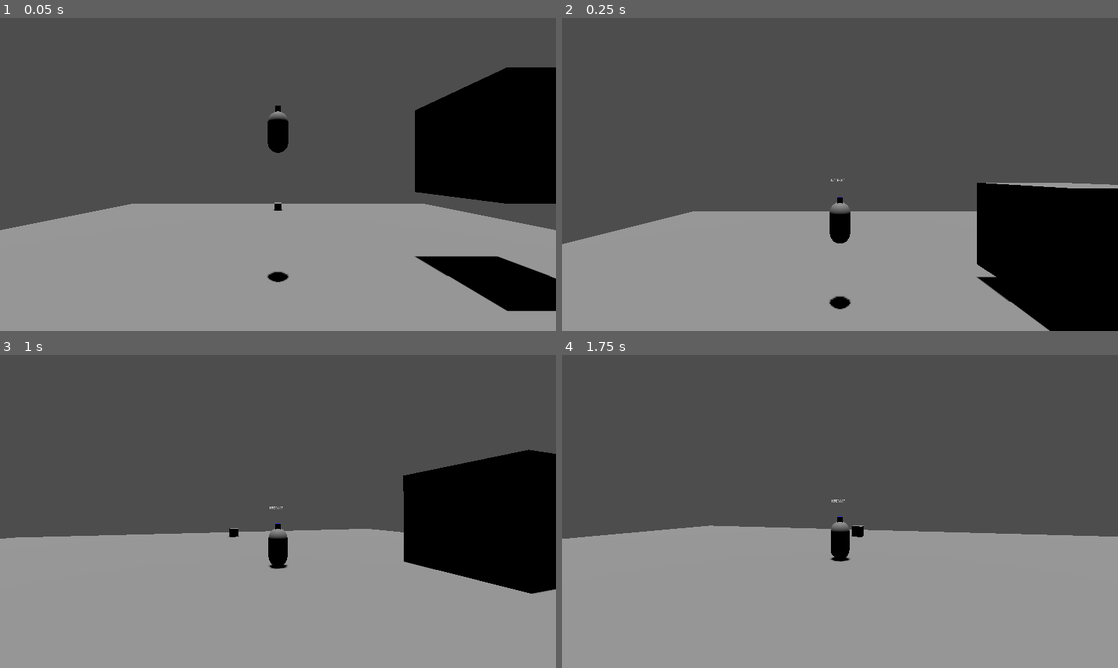
Above: before the commit, frames 1-4 (two rows, left to right).
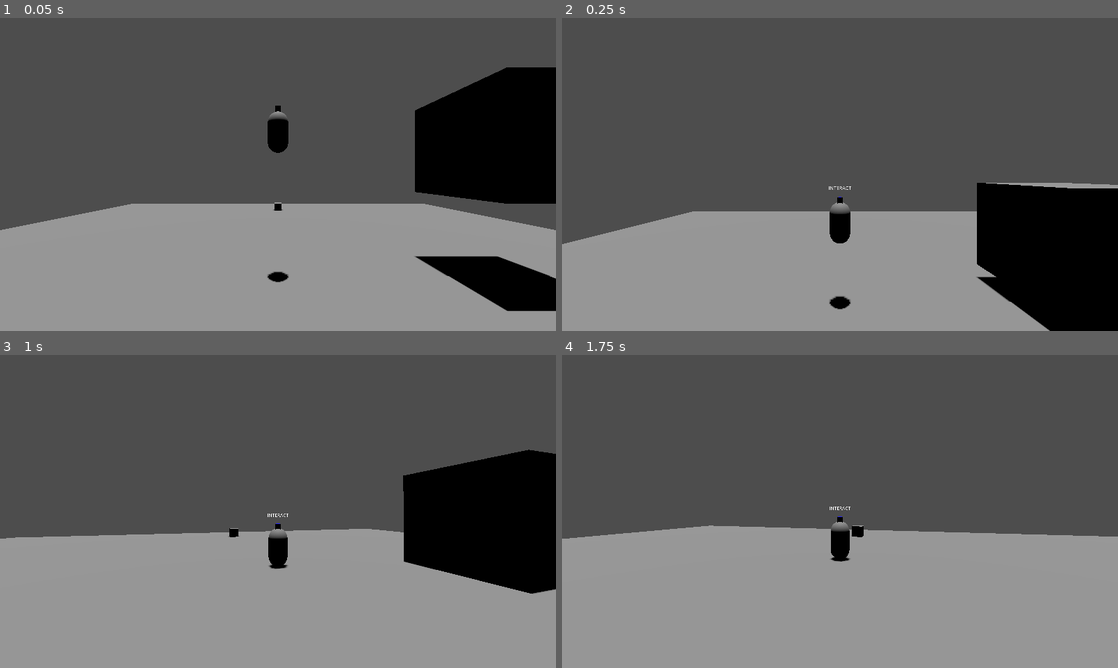
Above: after the commit, the same moments.

Repository: leon-fenzl/Demos
Game: Godot game, scene res://Scenes/game.tscn
Same seed, same stepped clock (60 frames per second), same inputs: the game is played once before the commit and once after it.
Inputs (mouse positions are in pixels of both pictures, inside the frame that each line leads up to):
- Up to frame 1 (0.05 s): no input
- Up to frame 2 (0.25 s): no input
- Up to frame 3 (1 s): move the mouse to (305, 511) at 0.52 s; hold W (forward) from 0.53 s (still down); hold Space (jump) from 0.53 s (still down)
- Up to frame 4 (1.75 s): keep holding W (forward); move the mouse to (812, 511) at 1.27 s; release Space (jump) at 1.28 s; right-click (812, 511) at 1.35 s; tap Space (jump) at 1.52, 1.55 s

Frame 1 is identical in both runs. In frame 2, less than 0.1% of the frame differs, in the area x 48-52%, y 51-55%; in frame 3, less than 0.1%, in the area x 48-52%, y 48-52%; in frame 4, less than 0.1%.

Commit message:
states machine

Diff:
--- a/FPS_Demo/Scenes/tps_player.tscn
+++ b/FPS_Demo/Scenes/tps_player.tscn
@@ -18,14 +18,16 @@
 [sub_resource type="ViewportTexture" id="ViewportTexture_ar734"]
 viewport_path = NodePath("Sprite3D/SubViewport")
 
-[sub_resource type="LabelSettings" id="LabelSettings_ukoph"]
+[sub_resource type="LabelSettings" id="LabelSettings_uwd7n"]
+font_size = 24
 
 [node name="TPS_Player" type="CharacterBody3D"]
 collision_mask = 30
 script = ExtResource("1_l3746")
 speed = 500.0
-jumpForce = 1200.0
+jumpForce = 2000.0
 camRef = NodePath("../CameraSystem")
+interText = "Interact"
 
 [node name="Abilities" type="Node" parent="."]
 script = ExtResource("2_ftilx")
@@ -50,11 +52,12 @@
 
 [node name="Sprite3D" type="Sprite3D" parent="."]
 transform = Transform3D(1, 0, 0, 0, 1, 0, 0, 0, 1, 0, 1.7, 0)
+billboard = 1
 texture = SubResource("ViewportTexture_ar734")
 
 [node name="SubViewport" type="SubViewport" parent="Sprite3D"]
 transparent_bg = true
-size = Vector2i(100, 100)
+size = Vector2i(128, 128)
 
 [node name="Label" type="Label" parent="Sprite3D/SubViewport"]
 anchors_preset = 15
@@ -62,11 +65,8 @@
 anchor_bottom = 1.0
 grow_horizontal = 2
 grow_vertical = 2
-text = "Interact"
-label_settings = SubResource("LabelSettings_ukoph")
-horizontal_alignment = 3
-vertical_alignment = 3
+size_flags_vertical = 1
+label_settings = SubResource("LabelSettings_uwd7n")
+horizontal_alignment = 1
+vertical_alignment = 1
 uppercase = true
-
-[connection signal="body_entered" from="Area3D" to="Abilities" method="_on_area_3d_body_entered"]
-[connection signal="body_exited" from="Area3D" to="Abilities" method="_on_area_3d_body_exited"]
--- a/FPS_Demo/Scripts/FPS_Player.gd
+++ b/FPS_Demo/Scripts/FPS_Player.gd
@@ -1,4 +1,8 @@
 extends General_Physics_Body
+class_name Player
+
+enum STATES {GROUND, COMBAT, PUSHDRAG, HOLD}
+@onready var state :=STATES.GROUND
 @export var speed := 5.0
 @export var jumpForce := 4.5
 
@@ -9,14 +13,25 @@
 @onready var direction := Vector3.ZERO
 
 @onready var jumpVector := Vector3.ZERO
-
+@export var interText : String
+@onready var interLabel := $Sprite3D/SubViewport/Label
+func _ready():
+	interLabel.text = interText
 func _physics_process(delta):
-	Custom_Gravity(delta)
-	LookAt()
-	Move(delta)
-	Jump(delta)
-	velocity = direction + gravity + jumpVector
-	move_and_slide()
+	match state:
+		STATES.GROUND:
+			Custom_Gravity(delta)
+			LookAt()
+			Move(delta)
+			Jump(delta)
+			velocity = direction + gravity + jumpVector
+			move_and_slide()
+		STATES.COMBAT:
+			pass
+		STATES.PUSHDRAG:
+			pass
+		STATES.HOLD:
+			pass
 func LookAt():
 	if Input.is_action_pressed("aim"):
 		rotation.y = cam.rotation.y
--- /dev/null
+++ b/FPS_Demo/Scripts/Interactable.gd
@@ -0,0 +1,11 @@
+extends Node3D
+
+
+# Called when the node enters the scene tree for the first time.
+func _ready():
+	pass # Replace with function body.
+
+
+# Called every frame. 'delta' is the elapsed time since the previous frame.
+func _process(delta):
+	pass
--- a/FPS_Demo/Scripts/PickUpAbility.gd
+++ b/FPS_Demo/Scripts/PickUpAbility.gd
@@ -1,9 +1,4 @@
 extends Node
 
-func _on_area_3d_body_entered(body):
-	if body.is_in_group("pushable"):
-		body.PUSHED = $"..".velocity
-func _on_area_3d_body_exited(body):
-	if body.is_in_group("pushable"):
-		body.PUSHED = Vector3.ZERO
-		body = null
+@onready var interact := false
+@onready var body : Node3D
